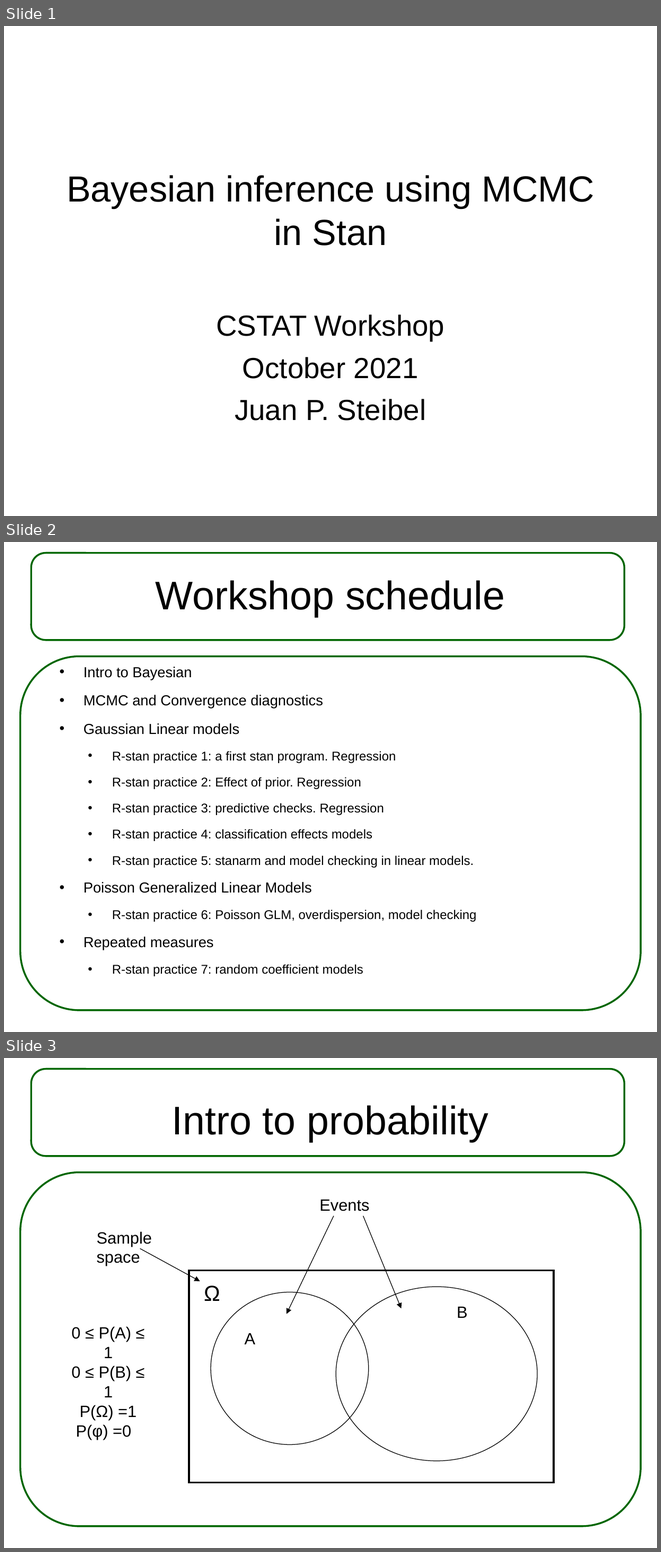
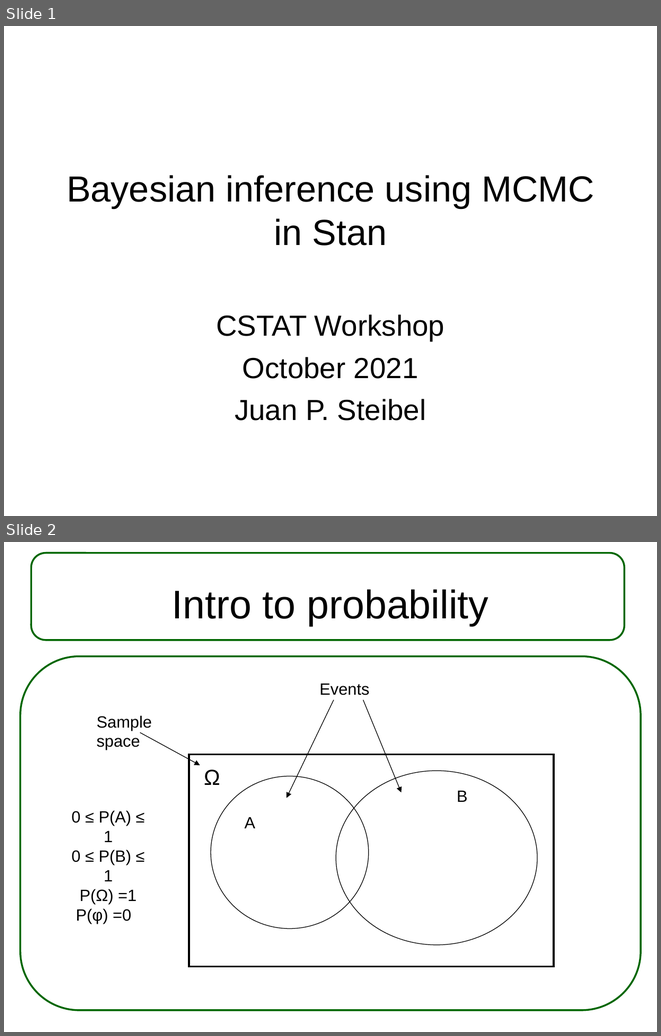
Before and after one commit to steibelj/CSTAT, a slide deck: 1 Introduction and Bayesian inference.pptx. Shown one above the other, each under a label of ours: slides 1, 2 and 3 before the commit, slides 1 and 2 after it. The pictures are 661x1552 and 661x1036 pixels, drawn with LibreOffice and Linux fonts; fonts in the diff are those of the drawing. Boxes give left, top, right and bottom in pixels: in the first picture for what was removed or moved away, otherwise in the second. Text is boxed around its words. In the diff, an @@ line names an element or a change of style, - is before the commit and + after.

```diff
--- a/1 Introduction and Bayesian inference.pptx
+++ b/1 Introduction and Bayesian inference.pptx
@@ slide 2 removed at (4,542,657,1032), background #FFFFFF; not listed: 2 template elements that a slide beside it also shows @@
@@ title removed at (156,580,505,617) @@
-Workshop schedule
@@ text removed at (84,667,477,950) @@
-• Intro to Bayesian
-• MCMC and Convergence diagnostics
-• Gaussian Linear models
-  • R-stan practice 1: a first stan program. Regression
-  • R-stan practice 2: Effect of prior. Regression
-  • R-stan practice 3: predictive checks. Regression
-  • R-stan practice 4: classification effects models
-  • R-stan practice 5: stanarm and model checking in linear models.
-• Poisson Generalized Linear Models
-  • R-stan practice 6: Poisson GLM, overdispersion, model checking
-• Repeated measures
-  • R-stan practice 7: random coefficient models
@@ what was slide 3 is now slide 2 @@
```
Also in this commit, not shown: 1 other file.
